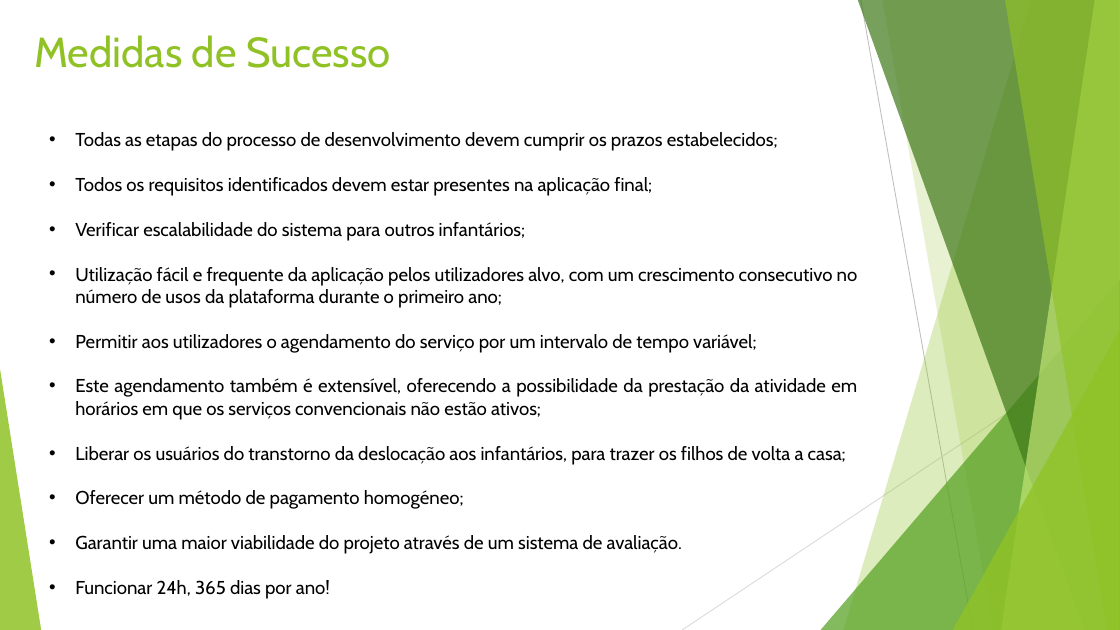
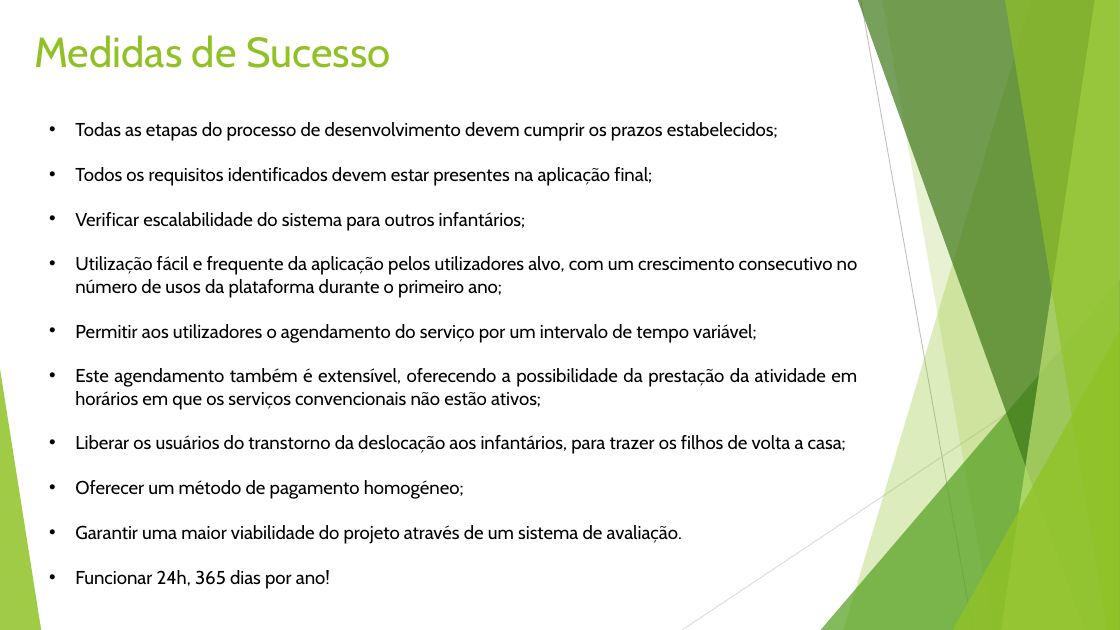
Before and after one commit to vitorjrc/babysitting-system, a slide deck: slide 10 of relatorio/LI4.pptx. Drawn at 1120x630 pixels with LibreOffice and Linux fonts; fonts in the diff are those of the drawing. Boxes give left, top, right and bottom in pixels: in the first picture for what was removed or moved away, otherwise in the second. Text is boxed around its words. In the diff, an @@ line names an element or a change of style, - is before the commit and + after.

```diff
--- a/relatorio/LI4.pptx
+++ b/relatorio/LI4.pptx
@@ text "Todas as etapas do processo ...": place and size @@
-text "Todas as etapas do processo ..." at bbox=[75, 132, 858, 599]
+text "Todas as etapas do processo ..." at bbox=[75, 122, 858, 589]
```
Also in this commit, not shown: 2 other slides changed.
